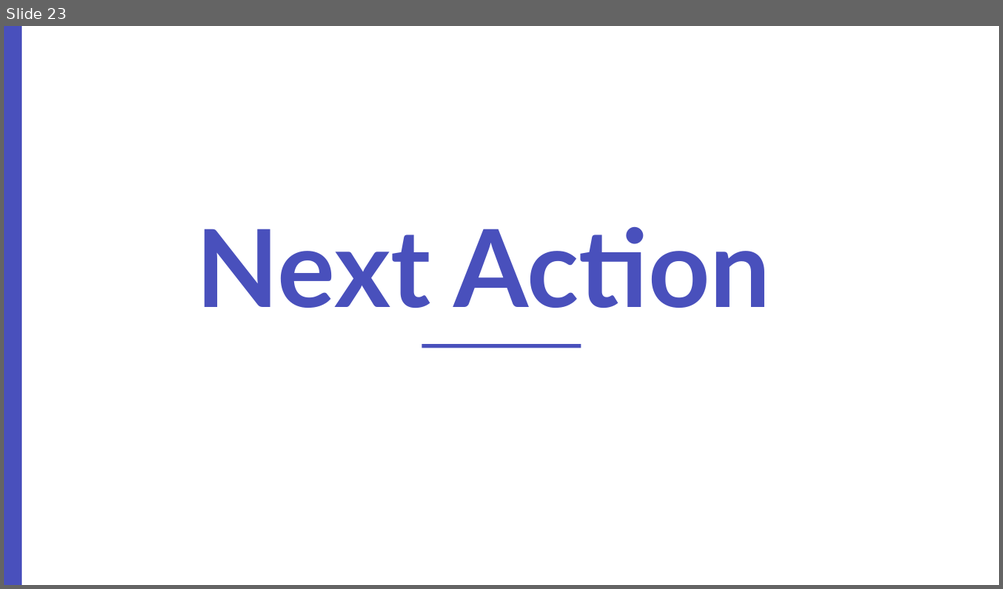
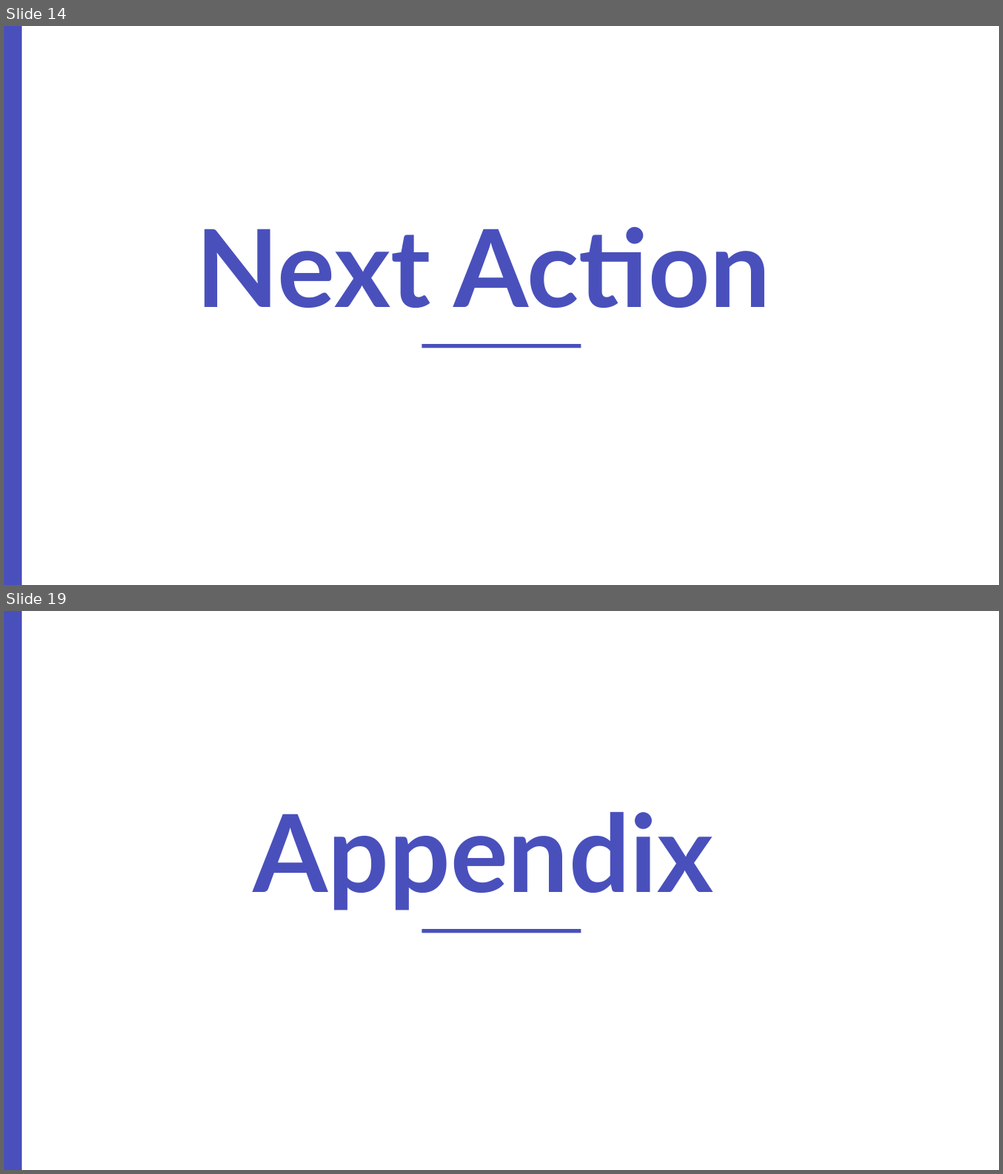
Before and after one commit to YuichiYamazaki-source/Capstone, a slide deck: docs/presentation/capstone_presentation.pptx. Shown one above the other, each under a label of ours: slide 23 before the commit, slides 14 and 19 after it; the slides between them are not shown. The pictures are 1003x589 and 1003x1174 pixels, drawn with LibreOffice and Linux fonts; fonts in the diff are those of the drawing. Boxes give left, top, right and bottom in pixels: in the first picture for what was removed or moved away, otherwise in the second. Text is boxed around its words. In the diff, an @@ line names an element or a change of style, - is before the commit and + after.

```diff
--- a/docs/presentation/capstone_presentation.pptx
+++ b/docs/presentation/capstone_presentation.pptx
@@ slide 19 added at (4, 611, 999, 1170), background #FFFFFF @@
@@ rectangle added at (4, 611, 22, 1170), fill #4950BC @@
@@ text added at (253, 812, 714, 911), 78 pt, text #4950BC, bold @@
+Appendix
@@ rectangle added at (421, 929, 581, 933), fill #4950BC @@
@@ what was slide 23 is now slide 14 @@
```
Also in this commit, not shown: 6 slides changed, 5 other slides added, 4 other files.
